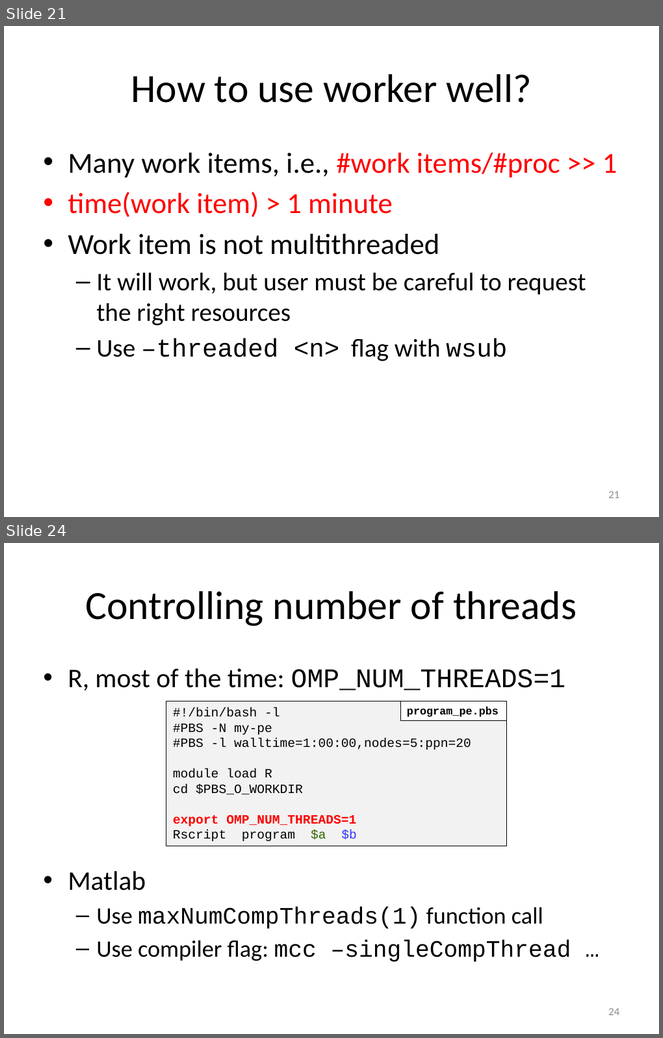
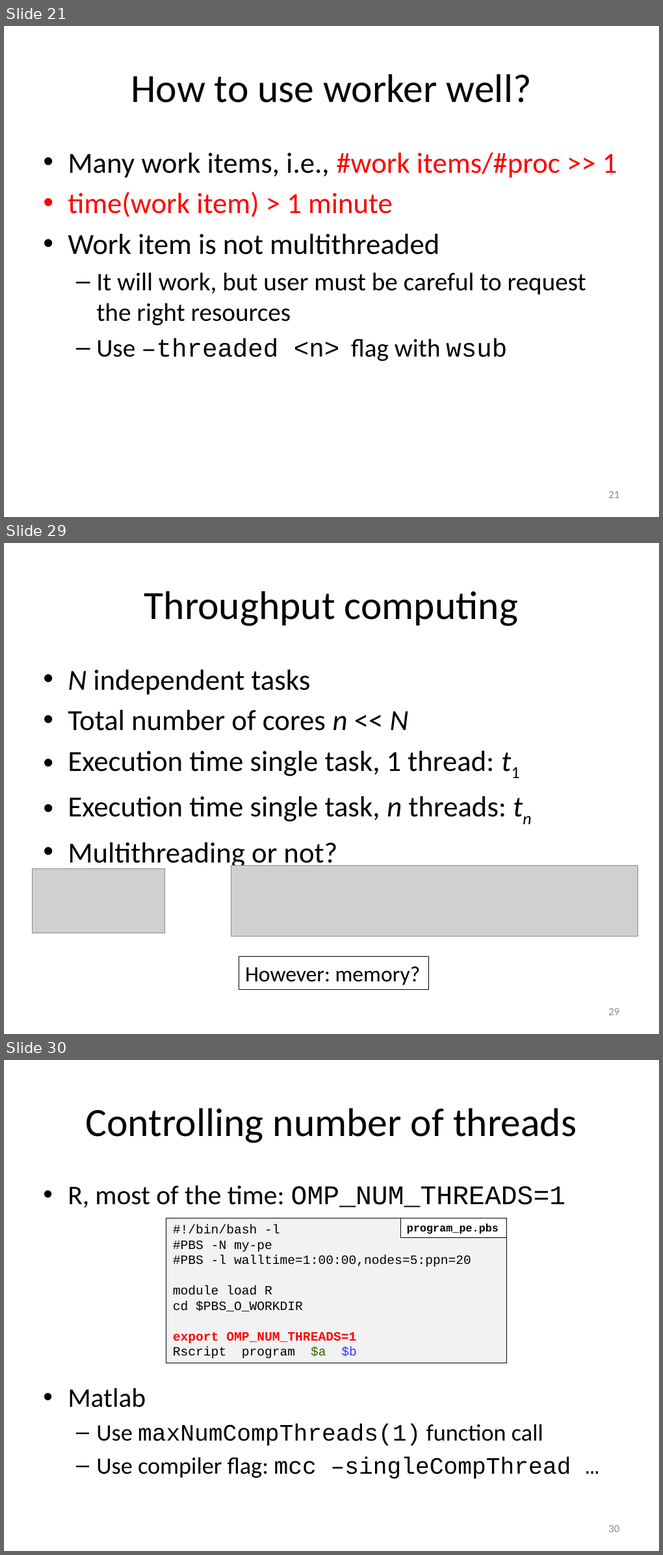
Before and after one commit to gjbex/worker, a slide deck: doc/worker.pptx. Shown one above the other, each under a label of ours: slides 21 and 24 before the commit, slides 21, 29 and 30 after it; the slides between them are not shown. The pictures are 663x1038 and 663x1555 pixels, drawn with LibreOffice and Linux fonts; fonts in the diff are those of the drawing; grey boxes stand for pictures. Boxes give left, top, right and bottom in pixels: in the first picture for what was removed or moved away, otherwise in the second. Text is boxed around its words. In the diff, an @@ line names an element or a change of style, - is before the commit and + after.

```diff
--- a/doc/worker.pptx
+++ b/doc/worker.pptx
@@ slide 29 added at box(4, 543, 659, 1034), background #FFFFFF @@
@@ title added at box(144, 591, 518, 626), 44 pt, text #000000 @@
+Throughput computing
@@ text added at box(68, 670, 506, 870), 32 pt, text #000000 @@
+• N independent tasks
+• Total number of cores n << N
+• Execution time single task, 1 thread: t1
+• Execution time single task, n threads: tn
+• Multithreading or not?
@@ picture added at box(32, 869, 165, 934) @@
@@ picture added at box(232, 866, 638, 937) @@
@@ rectangle added at box(239, 957, 428, 990), outline #000000 0.75 pt, 24 pt, text #000000 @@
+However: memory?
@@ page number added at box(608, 1008, 620, 1016), 12 pt, text #8C8C8C @@
+29
@@ what was slide 24 is now slide 30 @@
@@ page number at box(608, 1525, 620, 1533): text changed @@
-24
+30
```
Also in this commit, not shown: 1 slide changed, 5 other slides added.
